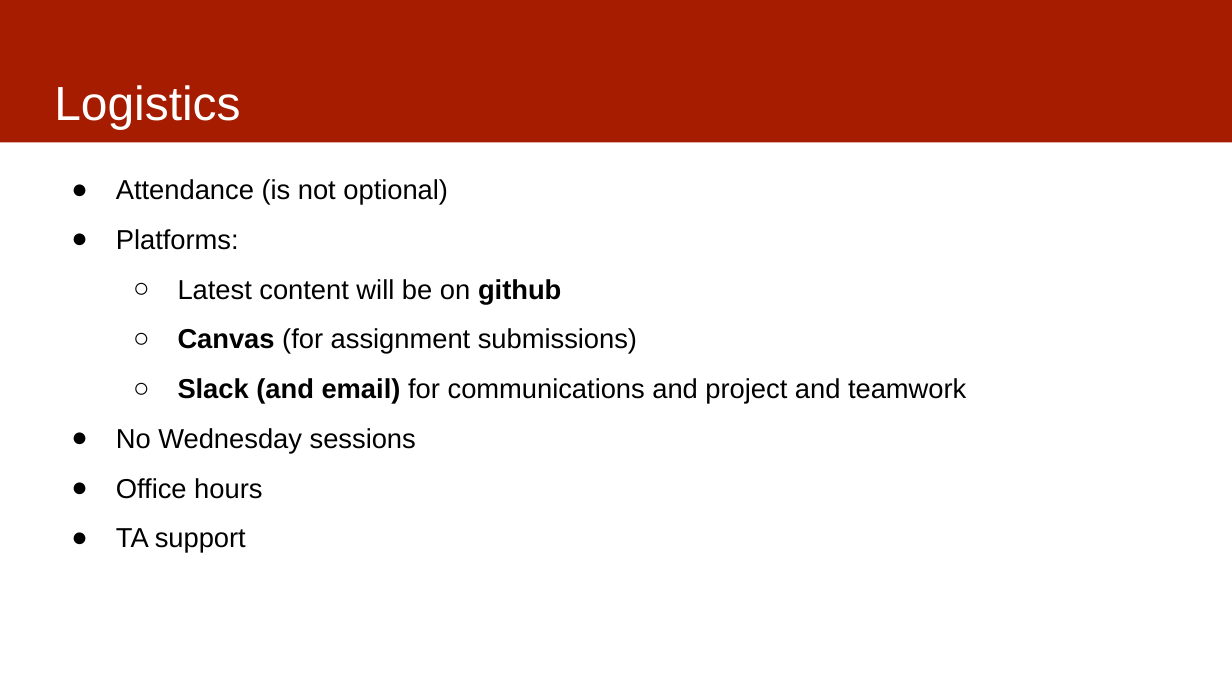
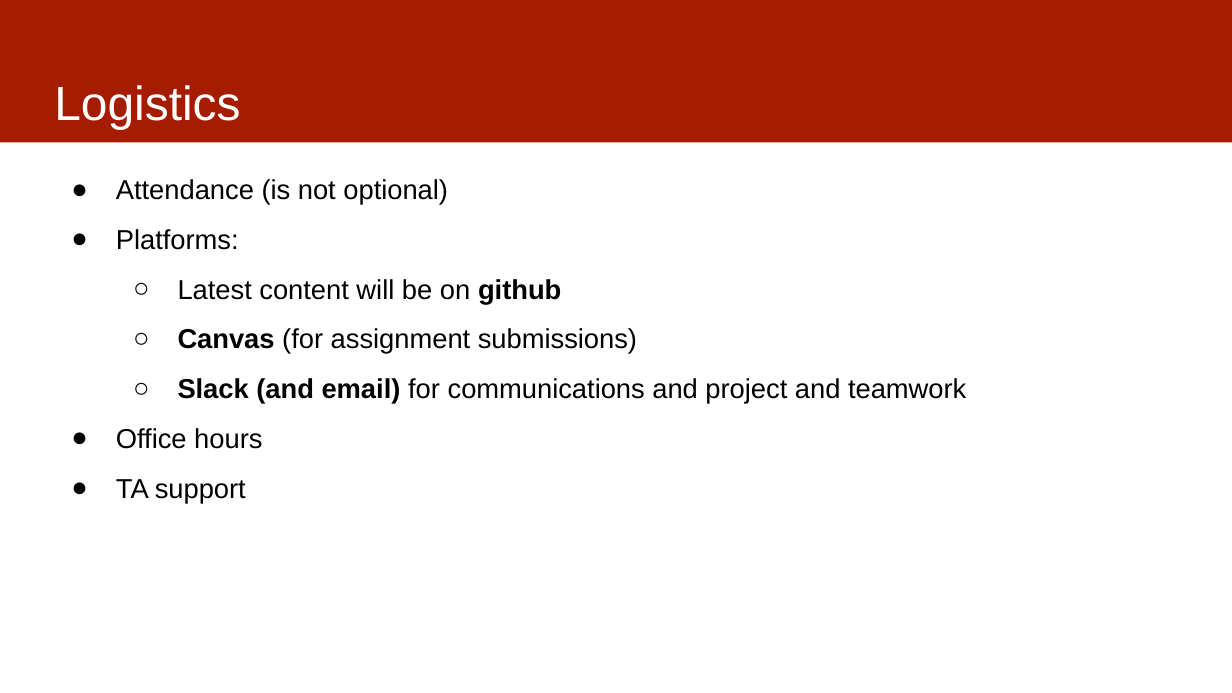
Before and after one commit to dssg/MLinPractice, a slide deck: slide 13 of Lectures/Lecture1-ClassOverview.pptx. Drawn at 1232x693 pixels with LibreOffice and Linux fonts; fonts in the diff are those of the drawing. Boxes give left, top, right and bottom in pixels: in the first picture for what was removed or moved away, otherwise in the second. Text is boxed around its words. In the diff, an @@ line names an element or a change of style, - is before the commit and + after.

```diff
--- a/Lectures/Lecture1-ClassOverview.pptx
+++ b/Lectures/Lecture1-ClassOverview.pptx
@@ text at <box>116,428,416,454</box>: paragraph removed @@
-● No Wednesday sessions
```
Also in this commit, not shown: 3 other slides changed, 1 other file.
